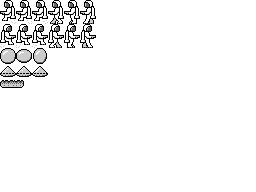
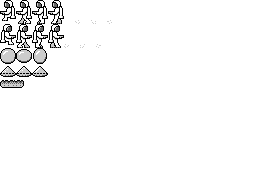
Before/after of a (256, 192) layered artwork. What changed in the layer stack:
renamed "Astro walk.png" to "Gas.png", moved it above "Astro.png", painted on it over box(49, 0, 112, 48)
moved "Astro.png" above "Ball.png", painted on it over box(0, 13, 63, 48)
